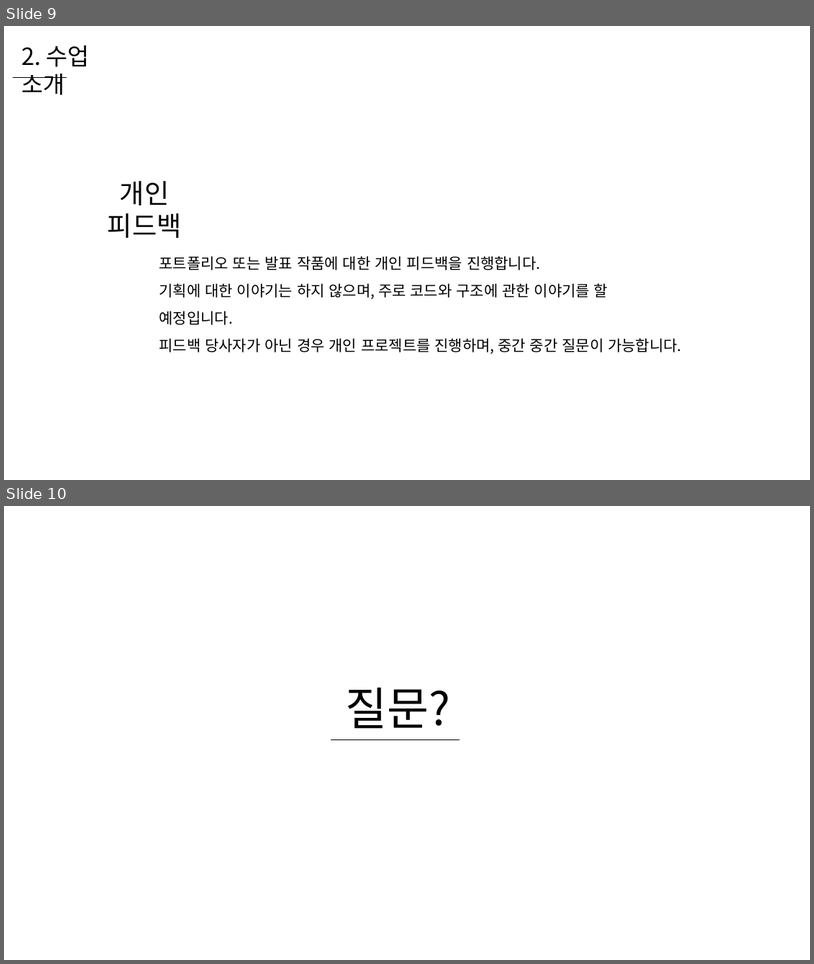
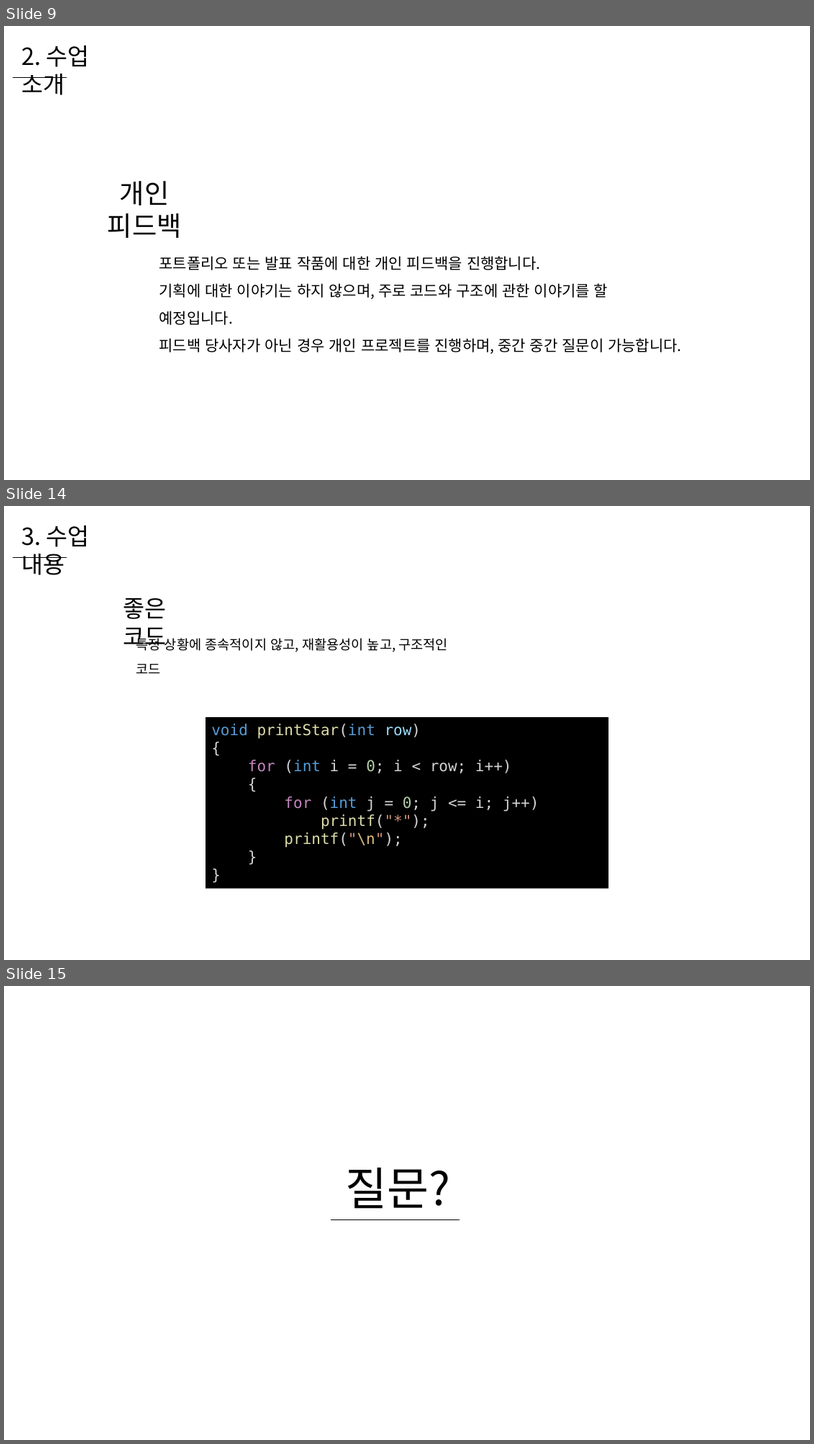
Before and after one commit to WooLyung/2021-Unity-Lecture, a slide deck: 0 - 수업 소개.pptx. Shown one above the other, each under a label of ours: slides 9 and 10 before the commit, slides 9, 14 and 15 after it; the slides between them are not shown. The pictures are 814x964 and 814x1444 pixels, drawn with LibreOffice and Linux fonts; fonts in the diff are those of the drawing. Boxes give left, top, right and bottom in pixels: in the first picture for what was removed or moved away, otherwise in the second. Text is boxed around its words. In the diff, an @@ line names an element or a change of style, - is before the commit and + after.

```diff
--- a/0 - 수업 소개.pptx
+++ b/0 - 수업 소개.pptx
@@ slide 14 added at box(4, 506, 810, 960), background #FFFFFF @@
@@ text added at box(21, 525, 90, 575), 28 pt, text #000000 @@
+3. 수업 내용
@@ line added from (13, 557) to (67, 557), #000000 0.5 pt @@
@@ text added at box(123, 598, 166, 651), 28 pt, text #000000 @@
+좋은 코드
@@ text added at box(136, 636, 448, 652), 16 pt, text #000000 @@
+특정 상황에 종속적이지 않고, 재활용성이 높고, 구조적인 코드
@@ rectangle added at box(206, 717, 609, 888), fill #000000, 18 pt, text #D4D4D4 @@
+void printStar(int row)
+{
+for (int i = 0; i < row; i++)
+{
+for (int j = 0; j <= i; j++)
+printf("*");
+printf("\n");
+}
+}
@@ what was slide 10 is now slide 15 @@
```
Also in this commit, not shown: 1 slide changed, 4 other slides added, 47 other files.
